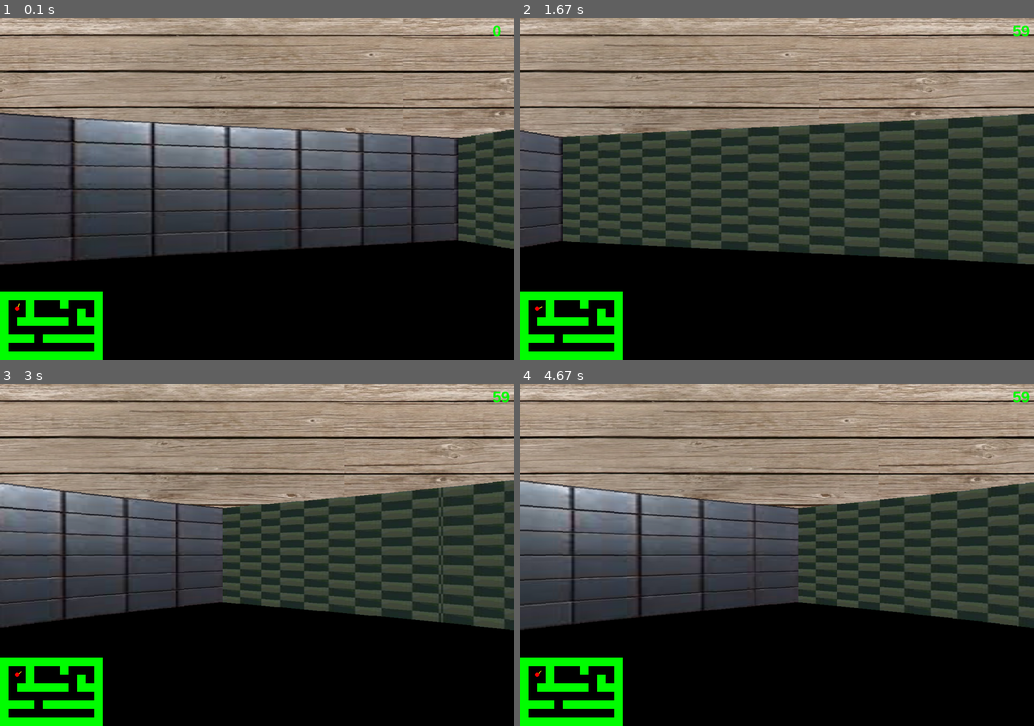
Above: before the commit, frames 1-4 (two rows, left to right).
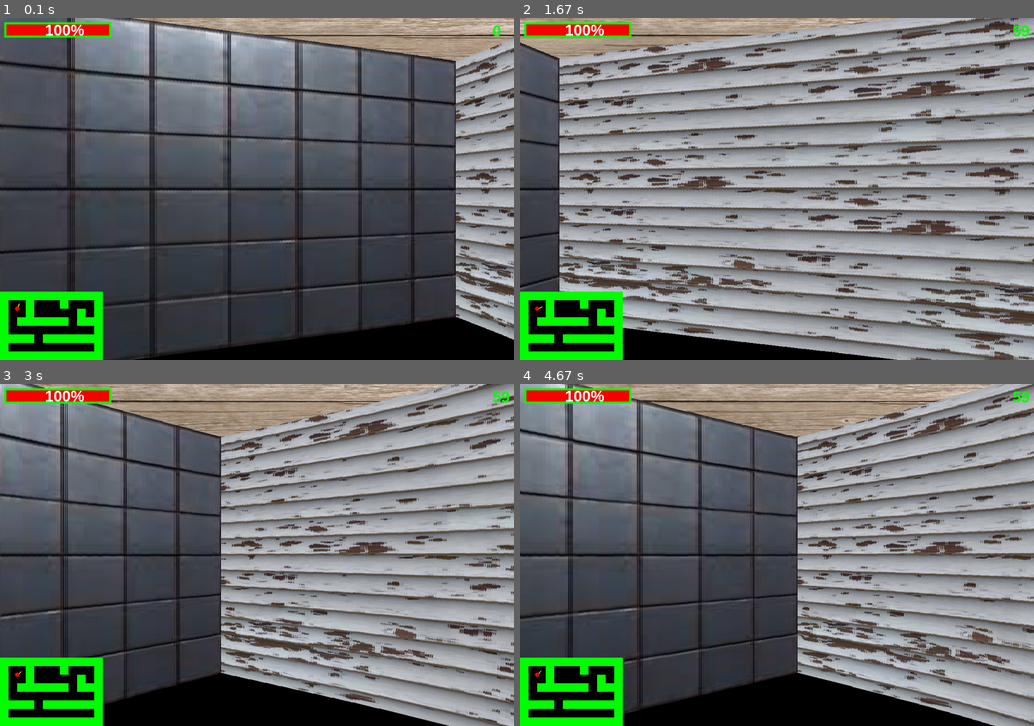
Above: after the commit, the same moments.

Repository: LorezV/pygame-evill-stuff
Game: pygame game, started from main.py
The game is run twice, just before and just after one commit, with the same random seed, the same clock (stepped at 60 frames per second) and the same inputs.
Inputs (mouse positions are in pixels of both pictures, inside the frame that each line leads up to):
- Up to frame 1 (0.1 s): no input
- Up to frame 2 (1.67 s): hold Right 0.33-0.8 s; move the mouse to (756, 202) at 0.37 s; hold Right 0.83-1.3 s; move the mouse to (941, 178) at 0.87 s; hold Left from 1.33 s (still down); move the mouse to (653, 192) at 1.37 s
- Up to frame 3 (3 s): release Left at 1.87 s; hold Left 1.9-2.3 s; move the mouse to (97, 503) at 1.93 s; hold Right 2.33-2.97 s; move the mouse to (334, 435) at 2.37 s
- Up to frame 4 (4.67 s): hold Left 3-3.47 s; move the mouse to (838, 585) at 3.03 s; hold Right 3.5-3.97 s; move the mouse to (787, 438) at 3.53 s; hold Right 4-4.47 s; move the mouse to (591, 544) at 4.03 s; hold Left from 4.5 s (still down); move the mouse to (782, 589) at 4.53 s

The runs differ from the first frame. In frame 1, 61% of the frame differs, in the area x 0-100%, y 0-100%; in frame 2, 85%; in frame 3, 71%; in frame 4, 68%.

Commit message:
Добавлена коллизия стен

Diff:
--- a/main.py
+++ b/main.py
@@ -33,5 +33,6 @@
     drawer.fps(clock)
     drawer.mini_map(player)
     player.movement()
+    drawer.interface(player)
     pygame.display.flip()
     clock.tick(FPS)
--- a/modules/Drawer.py
+++ b/modules/Drawer.py
@@ -21,9 +21,16 @@
     def mini_map(self, player):
         self.screen_minimap.fill("black")
         map_x, map_y = player.x // MAP_SCALE, player.y // MAP_SCALE
+        map_x_col, map_y_col = player.rect.x // MAP_SCALE, player.rect.y // MAP_SCALE
         pygame.draw.line(self.screen_minimap, "yellow", (map_x, map_y),
                          (map_x + 12 * math.cos(player.angle),
                           map_y + 12 * math.sin(player.angle)), 2)
+
+        # Draw collision rect
+        # pygame.draw.rect(self.screen_minimap, "green", (
+        # player.rect.x // MAP_SCALE, player.rect.y // MAP_SCALE, player.rect.width // MAP_SCALE,
+        # player.rect.height // MAP_SCALE))
+
         pygame.draw.circle(self.screen_minimap, "red",
                            (int(map_x), int(map_y)), 5)
         for x, y in mini_map:
@@ -91,6 +98,16 @@
         pygame.draw.rect(self.screen, BLACK,
                          (0, HALF_HEIGHT, WIDTH, HALF_HEIGHT))
 
+    def interface(self, player):
+        delta_x, delta_y = WIDTH // 5, HEIGHT // 30
+        margin = 10
+        padding = 5
+        pygame.draw.rect(self.screen, GREEN, (margin, margin, margin + delta_x, margin + delta_y))
+        pygame.draw.rect(self.screen, RED, (margin + padding, margin + padding, delta_x, delta_y))
+        health_text = self.font.render(str(player.health) + "%", 1, WHITE)
+        self.screen.blit(health_text, ((delta_x // 2) - (self.font.get_height() // 2) + margin - padding,
+                                       (delta_y // 2) - (self.font.get_height() // 2) + margin + padding))
+
     def world(self, world_objects):
         for obj in sorted(world_objects, key=lambda x: x[0], reverse=True):
             if obj[0]:
--- a/modules/Player.py
+++ b/modules/Player.py
@@ -1,8 +1,9 @@
 import pygame
 from modules.Settings import *
+from modules.World import collision_objects
 
 
-class Player():
+class Player:
     def __init__(self):
         super().__init__()
         self.x, self.y = 200, 200
@@ -12,6 +13,13 @@
         self.player_speed = PLAYER_SPEED
         self.angle = PLAYER_ANGLE
 
+        self.health = 100
+
+        # collision
+        self.side = 50
+        self.rect = pygame.Rect(*self.pos, self.side, self.side)
+        self.collision_list = collision_objects
+
     @property
     def pos(self):
         return self.x, self.y
@@ -19,6 +27,43 @@
     @property
     def ang(self):
         return self.angle
+
+    def detect_collision(self, dx, dy):
+        self.rect = pygame.Rect(self.x - self.side // 2, self.y - self.side // 2, self.side, self.side)
+        next_rect = self.rect.copy()
+        next_rect.move_ip(dx, dy)
+        hit_indexes = next_rect.collidelistall(collision_objects)
+        print(hit_indexes)
+
+        if len(hit_indexes):
+            delta_x, delta_y = 0, 0
+            for hit_index in hit_indexes:
+                hit_rect = self.collision_list[hit_index]
+                if dx > 0:
+                    delta_x += next_rect.right - hit_rect.left
+                else:
+                    delta_x += hit_rect.right - next_rect.left
+                if dy > 0:
+                    delta_y += next_rect.bottom - hit_rect.top
+                else:
+                    delta_y += hit_rect.bottom - next_rect.top
+
+            if abs(delta_x - delta_y) < 10:
+                dx, dy = 0, 0
+            elif delta_x > delta_y:
+                dy = 0
+            elif delta_y > delta_x:
+                dx = 0
+        self.x += dx
+        self.y += dy
+
+    def set_health(self, health):
+        if health > 100:
+            health = 100
+        elif health < 0:
+            health = 0
+
+        self.health = health
 
     def movement(self):
         self.keys_control()
@@ -31,22 +76,30 @@
         keys = pygame.key.get_pressed()
         if keys[pygame.K_ESCAPE]:
             exit()
+
         if keys[pygame.K_w]:
-            self.x += self.player_speed * cos_a
-            self.y += self.player_speed * sin_a
+            dx = self.player_speed * cos_a
+            dy = self.player_speed * sin_a
+            self.detect_collision(dx, dy)
         if keys[pygame.K_s]:
-            self.x += -self.player_speed * cos_a
-            self.y += -self.player_speed * sin_a
+            dx = -self.player_speed * cos_a
+            dy = -self.player_speed * sin_a
+            self.detect_collision(dx, dy)
         if keys[pygame.K_a]:
-            self.x += self.player_speed * sin_a
-            self.y += -self.player_speed * cos_a
+            dx = self.player_speed * sin_a
+            dy = -self.player_speed * cos_a
+            self.detect_collision(dx, dy)
         if keys[pygame.K_d]:
-            self.x += -self.player_speed * sin_a
-            self.y += self.player_speed * cos_a
+            dx = -self.player_speed * sin_a
+            dy = self.player_speed * cos_a
+            self.detect_collision(dx, dy)
         if keys[pygame.K_LEFT]:
             self.angle -= 0.02
         if keys[pygame.K_RIGHT]:
             self.angle += 0.02
+
+        if keys[pygame.K_SPACE]:
+            self.set_health(1000)
 
     def mouse_control(self):
         if pygame.mouse.get_focused():
--- a/modules/Settings.py
+++ b/modules/Settings.py
@@ -14,7 +14,7 @@
 FPS_POS = (WIDTH - 50, 10)
 FOV = math.pi / 3
 HALF_FOV = FOV / 2
-NUM_RAYS = 120
+NUM_RAYS = 300
 MAX_DEPTH = 800
 DELTA_ANGLE = FOV / NUM_RAYS
 DIST = NUM_RAYS / (2 * math.tan(HALF_FOV))
--- a/modules/Sprites.py
+++ b/modules/Sprites.py
@@ -6,13 +6,10 @@
     def __init__(self):
         self.sprite_types = {
             'slender': [pygame.image.load(
-                f'data/sprites/slender/{i}.png').convert_alpha() for i in
-                        range(1, 9)]
+                f'data/sprites/slender/{i}.png').convert_alpha() for i in range(1, 9)]
         }
         self.objects_list = [
-            SpriteObject(self.sprite_types['slender'], False, (8.7, 4), 0,
-                         1)
-        ]
+            SpriteObject(self.sprite_types['slender'], False, (8.7, 4), 0, 1)]
 
 
 class SpriteObject:
--- a/modules/World.py
+++ b/modules/World.py
@@ -1,4 +1,5 @@
 from modules.Settings import *
+import pygame
 
 text_map = [
     '111111111111',
@@ -13,10 +14,12 @@
 
 world_map = {}
 mini_map = set()
+collision_objects = []
 for j, row in enumerate(text_map):
     for i, char in enumerate(row):
         if char != '.':
             mini_map.add((i * MAP_TILE, j * MAP_TILE))
+            collision_objects.append(pygame.Rect(i * TILE, j * TILE, TILE, TILE))
             if char == '1':
                 world_map[(i * TILE, j * TILE)] = '1'
             elif char == '2':
--- /dev/null
+++ b/test.py
@@ -0,0 +1,16 @@
+text_map = [
+    '############',
+    '#..#...#...#',
+    '#..#.....#.#',
+    '#.######.###',
+    '#..........#',
+    '####.#######',
+    '#..........#',
+    '############'
+]
+
+for j, row in enumerate(text_map):
+    for i, char in enumerate(row):
+        if char == '#':
+            world_map.add((i * TILE, j * TILE))
+            mini_map.add((i * MAP_TILE, j * MAP_TILE))
Binary file added: data/textures/hospita1l.png
Binary file changed: data/textures/hospital.png
